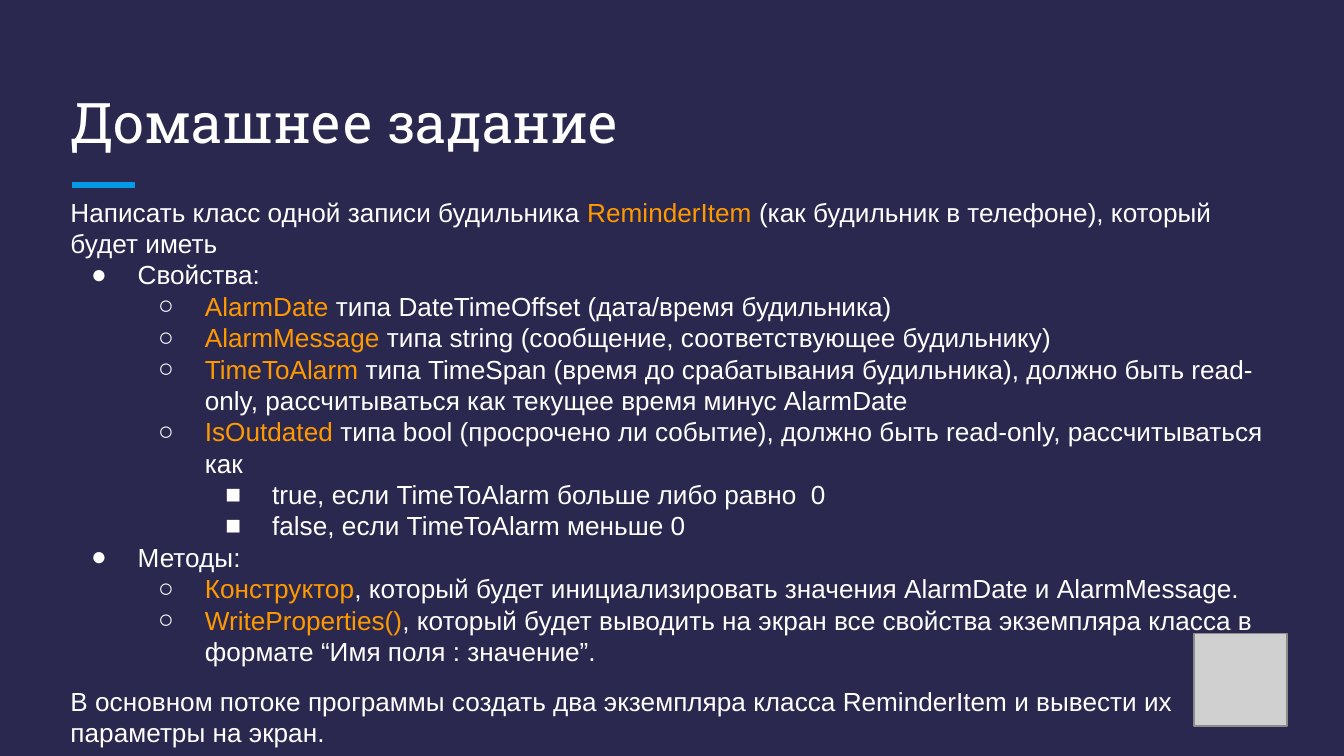
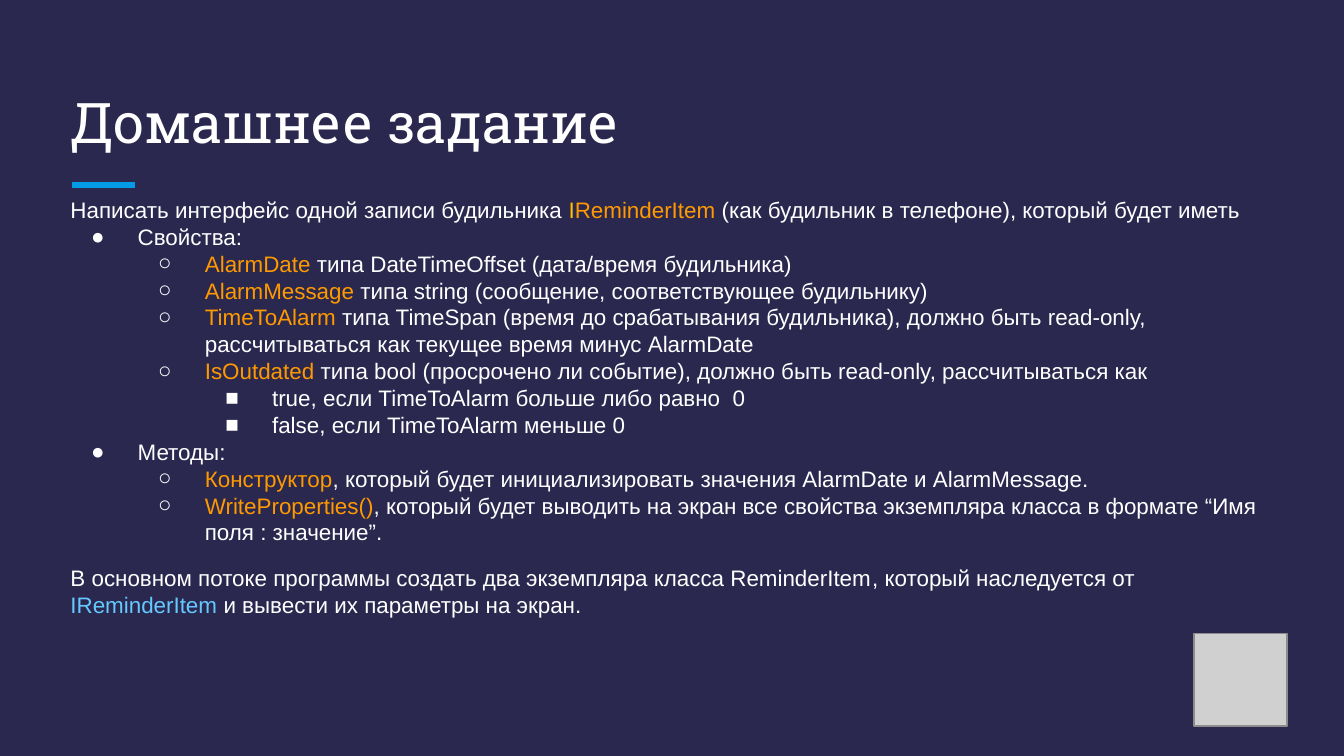
Before and after one commit to DenisKaVladimirovich/MyLessons, a slide deck: slide 13 of 11/Презентация - C# + .NET - Урок 11.pptx (slide 15 before the commit). Drawn at 1344x756 pixels with LibreOffice and Linux fonts; fonts in the diff are those of the drawing; grey boxes stand for pictures. Boxes give left, top, right and bottom in pixels: in the first picture for what was removed or moved away, otherwise in the second. Text is boxed around its words. In the diff, an @@ line names an element or a change of style, - is before the commit and + after.

```diff
--- a/11/Презентация - C# + .NET - Урок 11.pptx
+++ b/11/Презентация - C# + .NET - Урок 11.pptx
@@ text at <box>70,201,1239,223</box>: text changed; size 14 to 12 pt @@
-Написать класс одной записи будильника ReminderItem (как будильник в телефоне), который будет иметь
+Написать интерфейс одной записи будильника IReminderItem (как будильник в телефоне), который будет иметь
@@ text at <box>138,228,1256,541</box>: size 14 to 12 pt in "Свойства:", "AlarmDate типа DateTimeOffset (дата/время будильника)", "AlarmMessage типа string (сообщение, соответствующее будильн ...", "TimeToAlarm типа TimeSpan (время до срабатывания будильника) ..." and 6 more places @@
@@ text at <box>70,569,1134,618</box>: text changed; size 14 to 12 pt @@
-В основном потоке программы создать два экземпляра класса ReminderItem и вывести их параметры на экран.
+В основном потоке программы создать два экземпляра класса ReminderItem, который наследуется от IReminderItem и вывести их параметры на экран.
```
Also in this commit, not shown: 3 other slides changed, 9 slides added, 11 slides removed, 3 other files.
